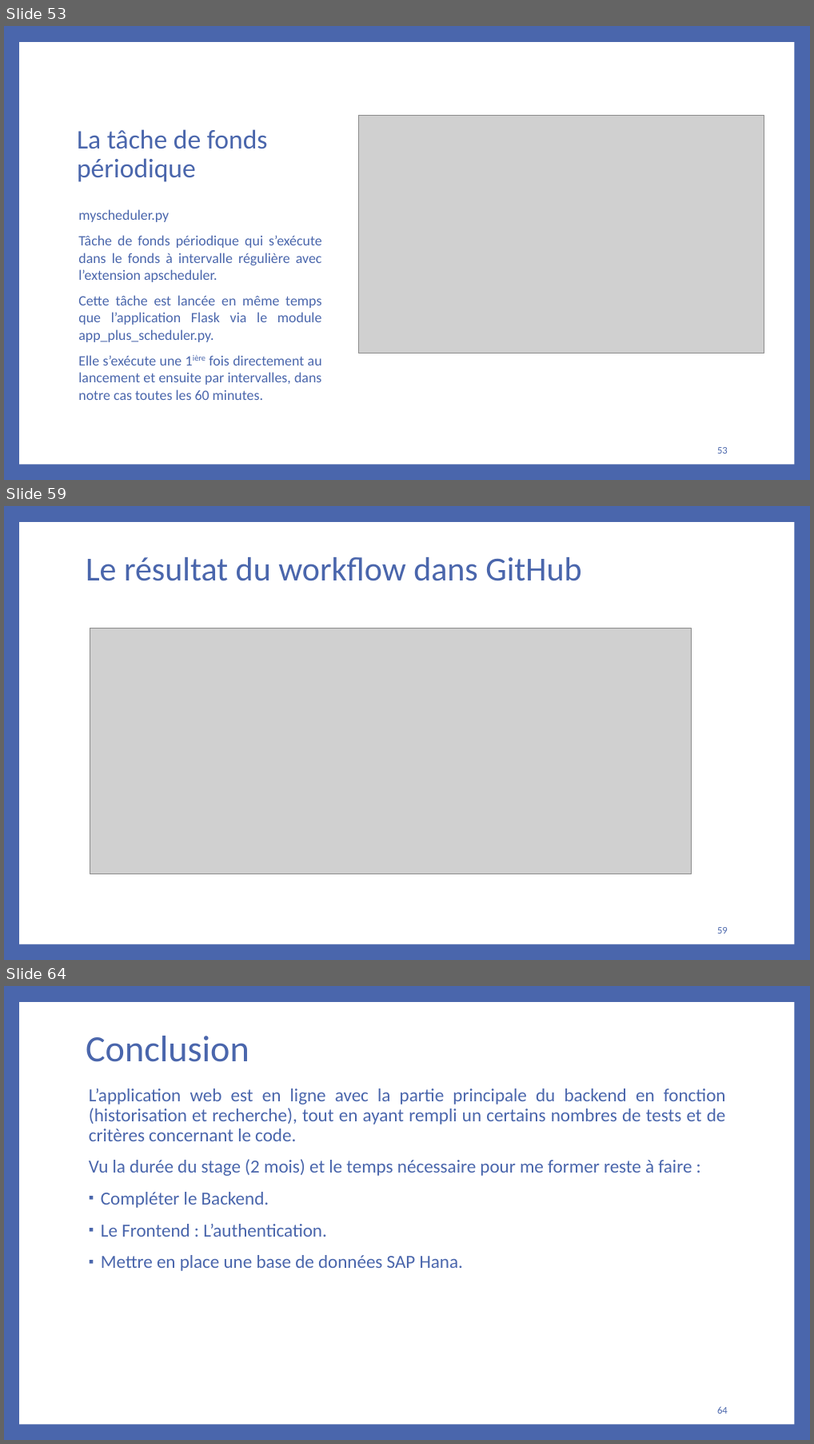
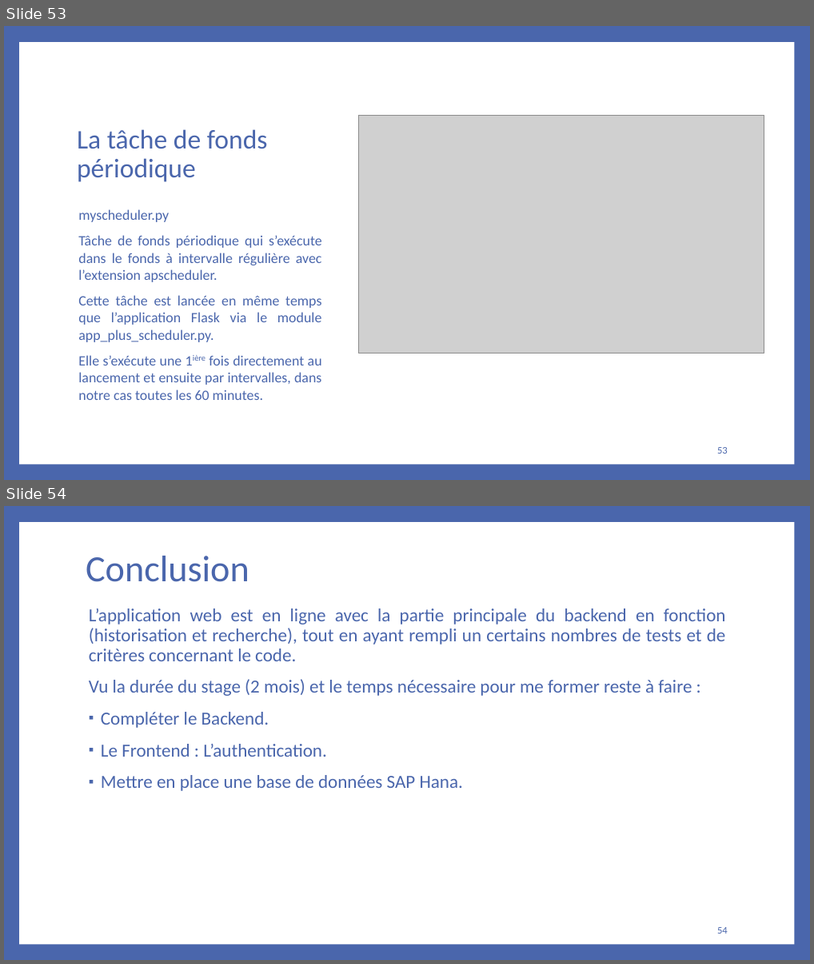
Before and after one commit to bakedpotato191/projet, a slide deck: rapport.PPTX. Shown one above the other, each under a label of ours: slides 53, 59 and 64 before the commit, slides 53 and 54 after it; the slides between them are not shown. The pictures are 814x1444 and 814x964 pixels, drawn with LibreOffice and Linux fonts; fonts in the diff are those of the drawing; grey boxes stand for pictures. Boxes give left, top, right and bottom in pixels: in the first picture for what was removed or moved away, otherwise in the second. Text is boxed around its words. In the diff, an @@ line names an element or a change of style, - is before the commit and + after.

```diff
--- a/rapport.PPTX
+++ b/rapport.PPTX
@@ slide 59 removed at bbox=[4, 506, 810, 960], background #4A66AC; not listed: 1 template element that a slide beside it also shows @@
@@ title removed at bbox=[86, 557, 582, 581] @@
-Le résultat du workflow dans GitHub
@@ picture removed at bbox=[90, 628, 692, 874] @@
@@ page number removed at bbox=[718, 927, 728, 933] @@
-59
@@ what was slide 64 is now slide 54 @@
@@ page number at bbox=[718, 927, 728, 933]: text changed @@
-64
+54
```
Also in this commit, not shown: 9 other slides removed, 44 other files.
